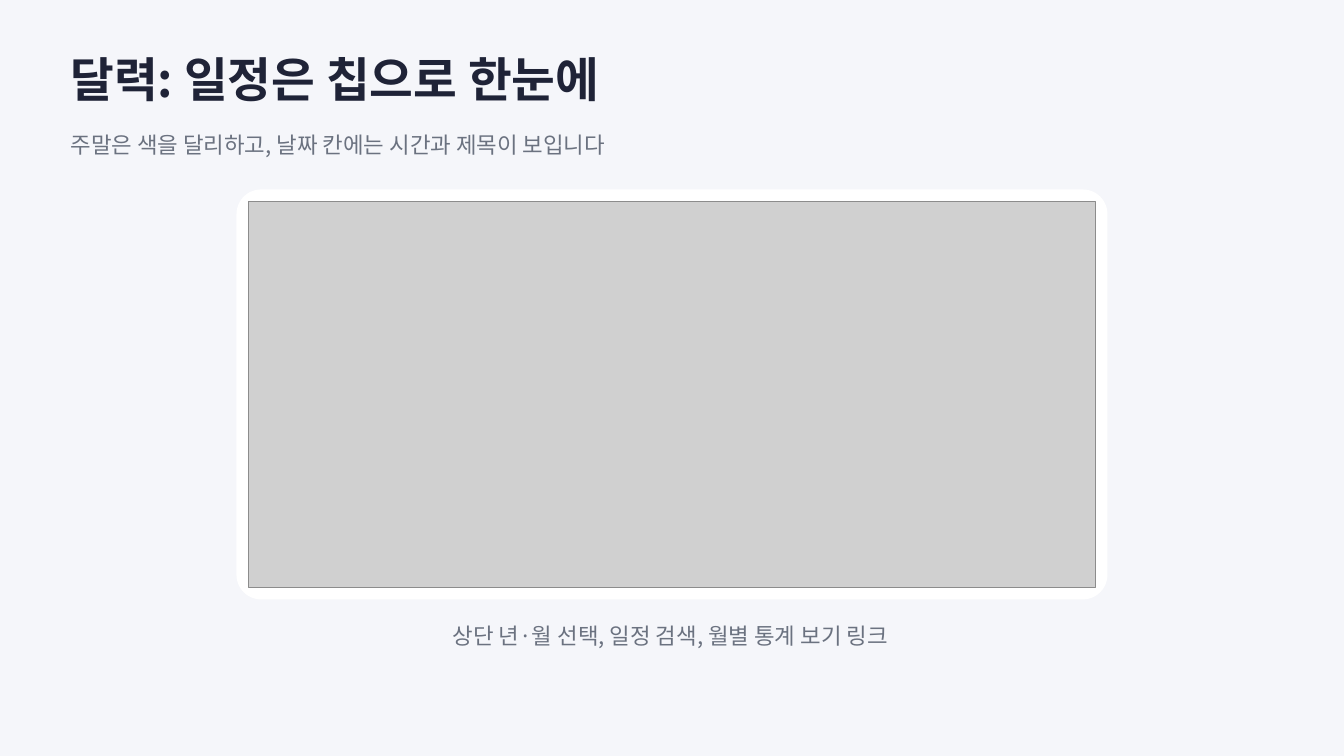
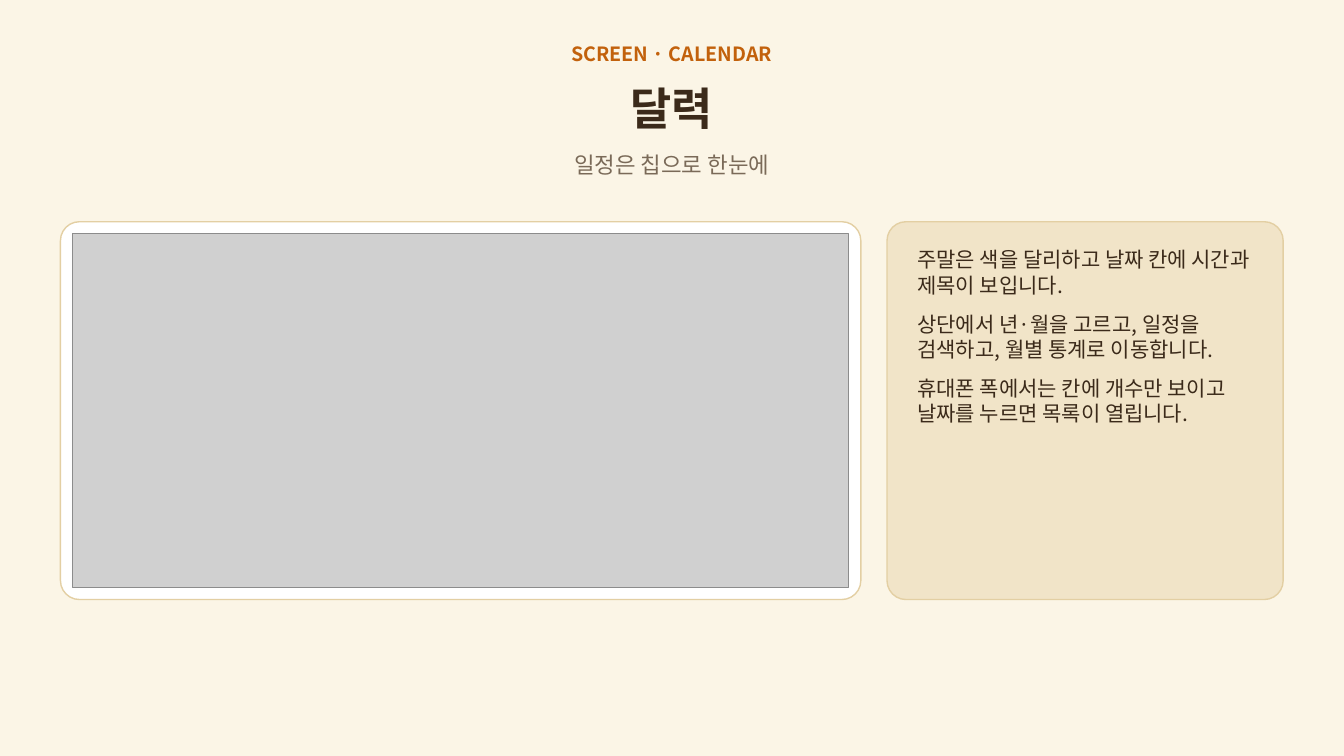
Before and after one commit to ho8566z/calendar-bot_word, a slide deck: slide 18 of ppt/개인 프로젝트.pptx (slide 5 before the commit). Drawn at 1344x756 pixels with LibreOffice and Linux fonts; fonts in the diff are those of the drawing; grey boxes stand for pictures. Boxes give left, top, right and bottom in pixels: in the first picture for what was removed or moved away, otherwise in the second. Text is boxed around its words. In the diff, an @@ line names an element or a change of style, - is before the commit and + after.

```diff
--- a/ppt/개인 프로젝트.pptx
+++ b/ppt/개인 프로젝트.pptx
@@ background #F5F6FA to #FBF5E6 @@
@@ text added at box(571, 46, 772, 62), 14 pt, text #C2610C, bold @@
+SCREEN · CALENDAR
@@ text added at box(631, 87, 713, 129), 32 pt, text #3B2A1A, bold @@
+달력
@@ text removed at box(71, 134, 605, 157) @@
-주말은 색을 달리하고, 날짜 칸에는 시간과 제목이 보입니다
@@ text at box(574, 154, 770, 175): text changed; size 34 to 16 pt; text colour #1F2337 to #7A6A58; bold off @@
-달력: 일정은 칩으로 한눈에
+일정은 칩으로 한눈에
@@ rounded rectangle: place and size @@
-rounded rectangle at box(237, 190, 1108, 600)
+rounded rectangle at box(60, 222, 861, 600)
@@ rounded rectangle at box(60, 222, 861, 600): outline none to #E3CFA3 1 pt; proportions changed @@
@@ picture: place and size @@
-picture at box(249, 202, 1096, 588)
+picture at box(73, 234, 849, 588)
@@ rounded rectangle added at box(887, 222, 1284, 600), fill #F1E4C8, outline #E3CFA3 1 pt @@
@@ text added at box(917, 249, 1250, 423), 15 pt, text #3B2A1A @@
+주말은 색을 달리하고 날짜 칸에 시간과 제목이 보입니다.
+상단에서 년·월을 고르고, 일정을 검색하고, 월별 통계로 이동합니다.
+휴대폰 폭에서는 칸에 개수만 보이고 날짜를 누르면 목록이 열립니다.
@@ text removed at box(453, 625, 888, 648) @@
-상단 년·월 선택, 일정 검색, 월별 통계 보기 링크
```
Also in this commit, not shown: 6 other slides changed, 24 slides added, 4 slides removed.
